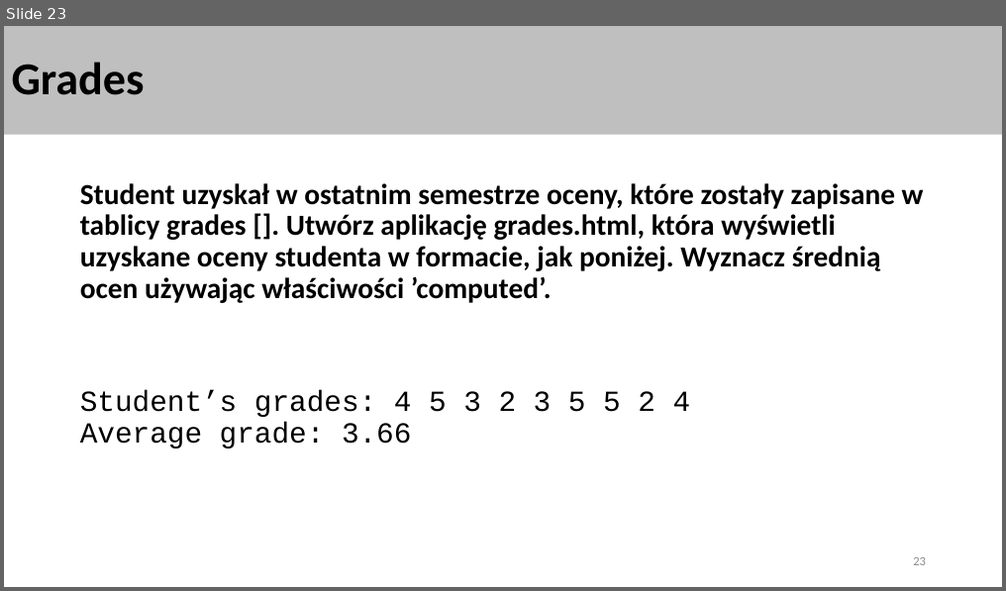
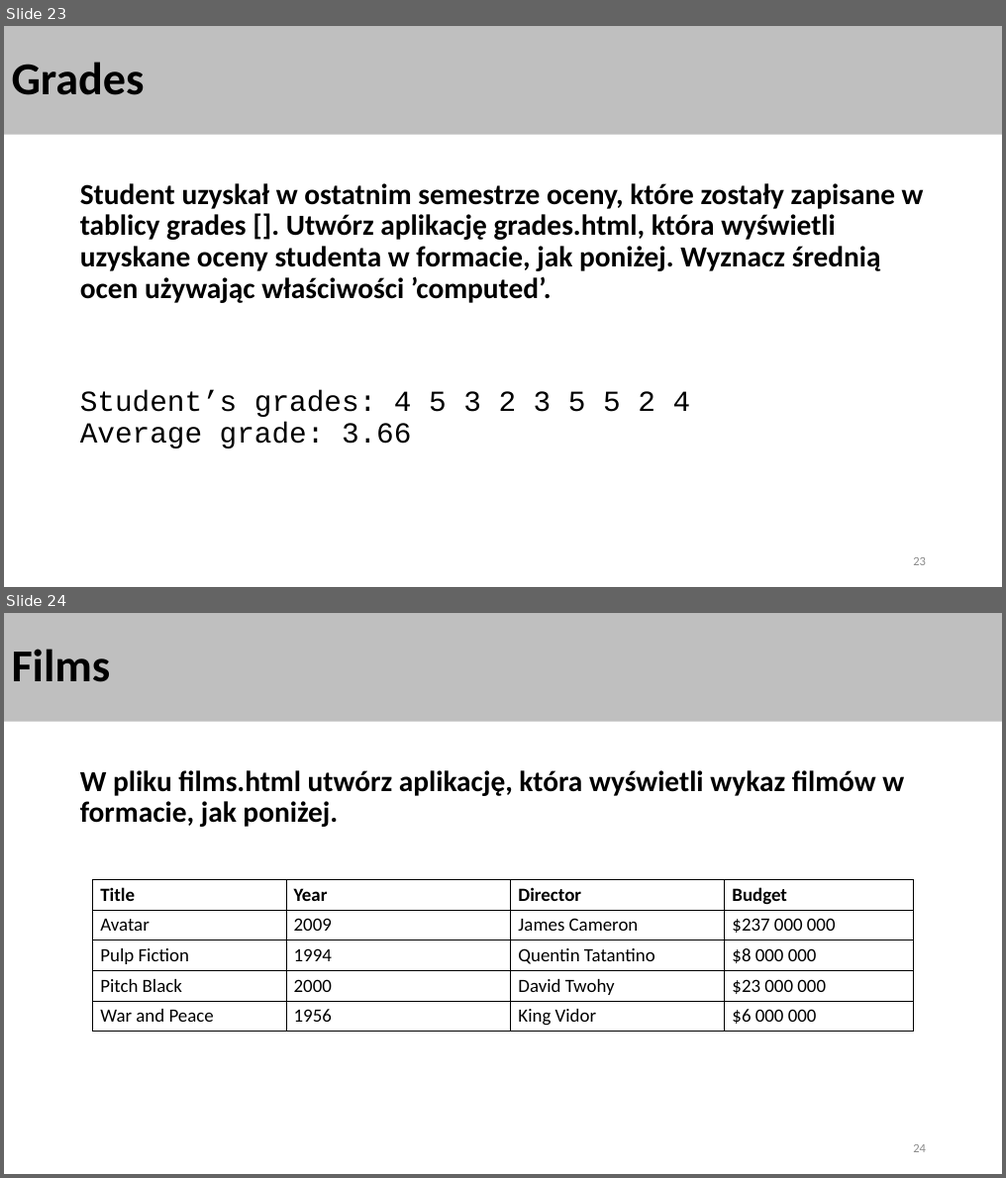
Before and after one commit to wgugulski/spa, a slide deck: 05-VueFundamentals/VueFundamentals.pptx. Shown one above the other, each under a label of ours: slide 23 before the commit, slides 23 and 24 after it. The pictures are 1006x591 and 1006x1178 pixels, drawn with LibreOffice and Linux fonts; fonts in the diff are those of the drawing. Boxes give left, top, right and bottom in pixels: in the first picture for what was removed or moved away, otherwise in the second. Text is boxed around its words. In the diff, an @@ line names an element or a change of style, - is before the commit and + after.

```diff
--- a/05-VueFundamentals/VueFundamentals.pptx
+++ b/05-VueFundamentals/VueFundamentals.pptx
@@ slide 24 added at [4,613,1002,1174], background #FFFFFF @@
@@ title added at [4,613,1002,722], fill #BFBFBF, 44 pt, text #000000, bold @@
+Films
@@ text added at [80,770,904,827], 28 pt, text #000000, bold @@
+W pliku films.html utwórz aplikację, która wyświetli wykaz filmów w formacie, jak poniżej.
@@ table added at [93,879,914,1032], 5 rows, 4 columns @@
+Title | Year | Director | Budget
+Avatar | 2009 | James Cameron | $237 000 000
+Pulp Fiction | 1994 | Quentin Tatantino | $8 000 000
+Pitch Black | 2000 | David Twohy | $23 000 000
+War and Peace | 1956 | King Vidor | $6 000 000
@@ page number added at [913,1145,926,1153], 12 pt, text #8C8C8C @@
+24
```
Also in this commit, not shown: 2 other slides added, 3 slides removed, 3 other files.
